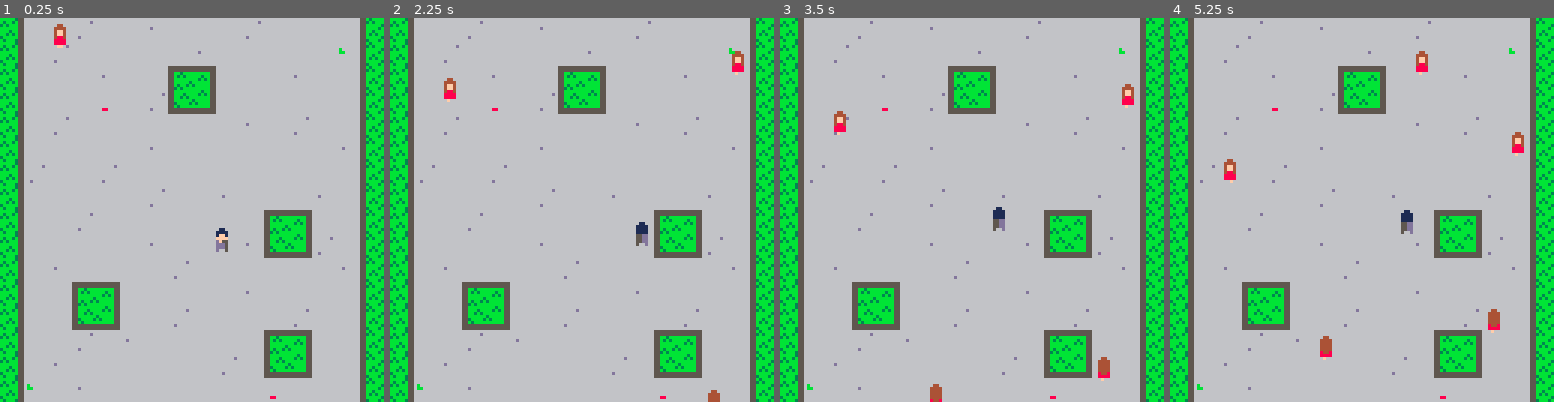
Above: before the commit, frames 1-4 (left to right).
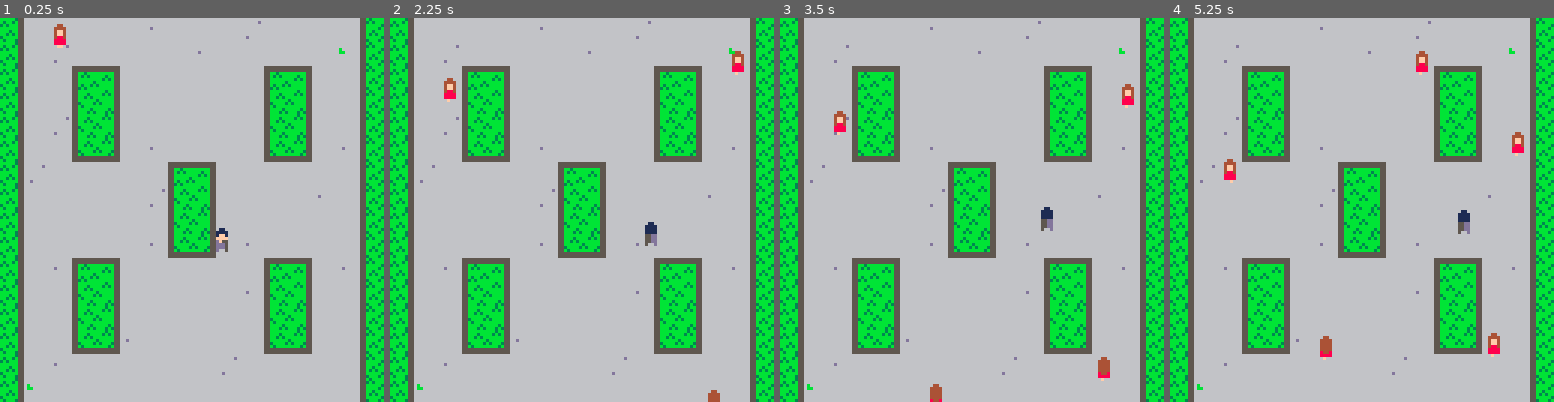
Above: after the commit, the same moments.

Repository: Wagomu056/SKing
Game: PICO-8 cartridge s-king.p8
The game is run twice, just before and just after one commit, with the same random seed, the same clock (stepped at 60 frames per second) and the same inputs.
Inputs:
- Up to frame 1 (0.25 s): no input
- Up to frame 2 (2.25 s): tap O (Z key) at 0.7, 1.7, 2.1 s; hold Right 1.6-2.1 s; hold Up from 2.15 s (still down)
- Up to frame 3 (3.5 s): release Up at 2.42 s; hold Right 2.47-3.03 s; tap O (Z key) at 2.5, 2.9, 3.3 s; hold Left from 3.08 s (still down)
- Up to frame 4 (5.25 s): release Left at 3.58 s; hold Down 3.63-3.97 s; tap O (Z key) every 0.4 s from 3.7 to 4.9 s; hold Right 4.02-4.68 s; hold Up 4.73-5.03 s; hold Left from 5.08 s (still down)

The runs differ from the first frame. In frame 1, 18% of the frame differs, in the area x 18-87%, y 0-100%; in frame 2, 18%; in frame 3, 18%; in frame 4, 19%.

Commit message:
マップ変更
todo: 女性に逃げられたらペナルティ

Diff:
--- a/s-king.p8
+++ b/s-king.p8
@@ -642,25 +642,25 @@
 
 
 __gff__
-0000000000000000000000000000000000000000000000000000000000000000000000000000000000000000000000000000000000000000000000000000000001010101000000000000000000000000000001010000000000000000000000000000000000000000000000000000000000000000000000000000000000000000
+0000000000000000000000000000000000000000000000000000000000000000000000000000000000000000000000000000000000000000000000000000000001010101000000000000000000000000000001010000000000000000000000000000010100000000000000000000000000000100000000000000000000000000
 0000000000000000000000000000000000000000000000000000000000000000000000000000000000000000000000000000000000000000000000000000000000000000000000000000000000000000000000000000000000000000000000000000000000000000000000000000000000000000000000000000000000000000
 __map__
-4070705070706070707050707070704100000000000000000000000000000000000000000000000000000000000000000000000000000000000000000000000000000000000000000000000000000000000000000000000000000000000000000000000000000000000000000000000000000000000000000000000000000000
+4070707070706070707050707070704100000000000000000000000000000000000000000000000000000000000000000000000000000000000000000000000000000000000000000000000000000000000000000000000000000000000000000000000000000000000000000000000000000000000000000000000000000000
 4070507070707070607070707070614100000000000000000000000000000000000000000000000000000000000000000000000000000000000000000000000000000000000000000000000000000000000000000000000000000000000000000000000000000000000000000000000000000000000000000000000000000000
-4070707060707042437070706070704100000000000000000000000000000000000000000000000000000000000000000000000000000000000000000000000000000000000000000000000000000000000000000000000000000000000000000000000000000000000000000000000000000000000000000000000000000000
-4070707051705052537070707070704100000000000000000000000000000000000000000000000000000000000000000000000000000000000000000000000000000000000000000000000000000000000000000000000000000000000000000000000000000000000000000000000000000000000000000000000000000000
-4070507070707070707060705070704100000000000000000000000000000000000000000000000000000000000000000000000000000000000000000000000000000000000000000000000000000000000000000000000000000000000000000000000000000000000000000000000000000000000000000000000000000000
-4070707070706070707070707070604100000000000000000000000000000000000000000000000000000000000000000000000000000000000000000000000000000000000000000000000000000000000000000000000000000000000000000000000000000000000000000000000000000000000000000000000000000000
-4050707050707070707070707070704100000000000000000000000000000000000000000000000000000000000000000000000000000000000000000000000000000000000000000000000000000000000000000000000000000000000000000000000000000000000000000000000000000000000000000000000000000000
-4070707070705070706070707060704100000000000000000000000000000000000000000000000000000000000000000000000000000000000000000000000000000000000000000000000000000000000000000000000000000000000000000000000000000000000000000000000000000000000000000000000000000000
-4070705070707070707070424370704100000000000000000000000000000000000000000000000000000000000000000000000000000000000000000000000000000000000000000000000000000000000000000000000000000000000000000000000000000000000000000000000000000000000000000000000000000000
-4070707070706070707060525350704100000000000000000000000000000000000000000000000000000000000000000000000000000000000000000000000000000000000000000000000000000000000000000000000000000000000000000000000000000000000000000000000000000000000000000000000000000000
-4070607070707050707070707070604100000000000000000000000000000000000000000000000000000000000000000000000000000000000000000000000000000000000000000000000000000000000000000000000000000000000000000000000000000000000000000000000000000000000000000000000000000000
-4070704243707070707060707070704100000000000000000000000000000000000000000000000000000000000000000000000000000000000000000000000000000000000000000000000000000000000000000000000000000000000000000000000000000000000000000000000000000000000000000000000000000000
-4070705253707050707070705070704100000000000000000000000000000000000000000000000000000000000000000000000000000000000000000000000000000000000000000000000000000000000000000000000000000000000000000000000000000000000000000000000000000000000000000000000000000000
-4070705070607070707070424370704100000000000000000000000000000000000000000000000000000000000000000000000000000000000000000000000000000000000000000000000000000000000000000000000000000000000000000000000000000000000000000000000000000000000000000000000000000000
-4070607070707070705070525370704100000000000000000000000000000000000000000000000000000000000000000000000000000000000000000000000000000000000000000000000000000000000000000000000000000000000000000000000000000000000000000000000000000000000000000000000000000000
-4061706070707070707070517070704100000000000000000000000000000000000000000000000000000000000000000000000000000000000000000000000000000000000000000000000000000000000000000000000000000000000000000000000000000000000000000000000000000000000000000000000000000000
+4070704243707070707070424370704100000000000000000000000000000000000000000000000000000000000000000000000000000000000000000000000000000000000000000000000000000000000000000000000000000000000000000000000000000000000000000000000000000000000000000000000000000000
+4070705253707070707070525370704100000000000000000000000000000000000000000000000000000000000000000000000000000000000000000000000000000000000000000000000000000000000000000000000000000000000000000000000000000000000000000000000000000000000000000000000000000000
+4070505253707070707070525370704100000000000000000000000000000000000000000000000000000000000000000000000000000000000000000000000000000000000000000000000000000000000000000000000000000000000000000000000000000000000000000000000000000000000000000000000000000000
+4070706263706070707070626370604100000000000000000000000000000000000000000000000000000000000000000000000000000000000000000000000000000000000000000000000000000000000000000000000000000000000000000000000000000000000000000000000000000000000000000000000000000000
+4050707070707042437070707070704100000000000000000000000000000000000000000000000000000000000000000000000000000000000000000000000000000000000000000000000000000000000000000000000000000000000000000000000000000000000000000000000000000000000000000000000000000000
+4070707070705052537070707060704100000000000000000000000000000000000000000000000000000000000000000000000000000000000000000000000000000000000000000000000000000000000000000000000000000000000000000000000000000000000000000000000000000000000000000000000000000000
+4070707070707052537070707070704100000000000000000000000000000000000000000000000000000000000000000000000000000000000000000000000000000000000000000000000000000000000000000000000000000000000000000000000000000000000000000000000000000000000000000000000000000000
+4070707070706062637060707070704100000000000000000000000000000000000000000000000000000000000000000000000000000000000000000000000000000000000000000000000000000000000000000000000000000000000000000000000000000000000000000000000000000000000000000000000000000000
+4070604243707070707070424370604100000000000000000000000000000000000000000000000000000000000000000000000000000000000000000000000000000000000000000000000000000000000000000000000000000000000000000000000000000000000000000000000000000000000000000000000000000000
+4070705253707070707060525370704100000000000000000000000000000000000000000000000000000000000000000000000000000000000000000000000000000000000000000000000000000000000000000000000000000000000000000000000000000000000000000000000000000000000000000000000000000000
+4070705253707070707070525370704100000000000000000000000000000000000000000000000000000000000000000000000000000000000000000000000000000000000000000000000000000000000000000000000000000000000000000000000000000000000000000000000000000000000000000000000000000000
+4070706263607070707070626370704100000000000000000000000000000000000000000000000000000000000000000000000000000000000000000000000000000000000000000000000000000000000000000000000000000000000000000000000000000000000000000000000000000000000000000000000000000000
+4070607070707070705070707070704100000000000000000000000000000000000000000000000000000000000000000000000000000000000000000000000000000000000000000000000000000000000000000000000000000000000000000000000000000000000000000000000000000000000000000000000000000000
+4061707070707070707070707070704100000000000000000000000000000000000000000000000000000000000000000000000000000000000000000000000000000000000000000000000000000000000000000000000000000000000000000000000000000000000000000000000000000000000000000000000000000000
 7171717171717171717171717171717171710000000000000000000000000000000000000000000000000000000000000000000000000000000000000000000000000000000000000000000000000000000000000000000000000000000000000000000000000000000000000000000000000000000000000000000000000000
 0000000000000000000000000000000000000000000000000000000000000000000000000000000000000000000000000000000000000000000000000000000000000000000000000000000000000000000000000000000000000000000000000000000000000000000000000000000000000000000000000000000000000000
 0000000000000000000000000000000000000000000000000000000000000000000000000000000000000000000000000000000000000000000000000000000000000000000000000000000000000000000000000000000000000000000000000000000000000000000000000000000000000000000000000000000000000000
Not shown, changed: 18 lines of the sprite sheet (__gfx__) section of s-king.p8
